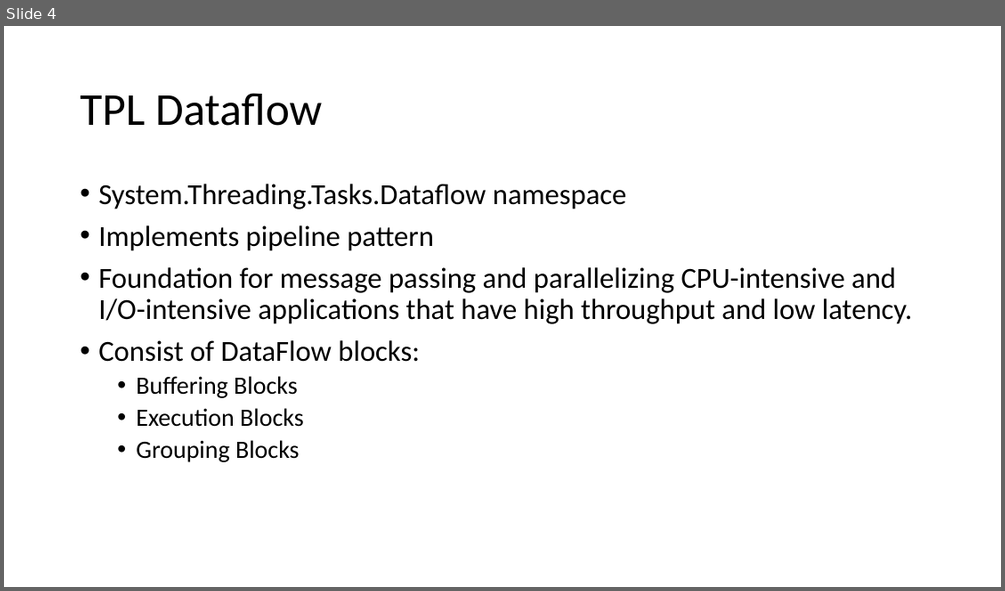
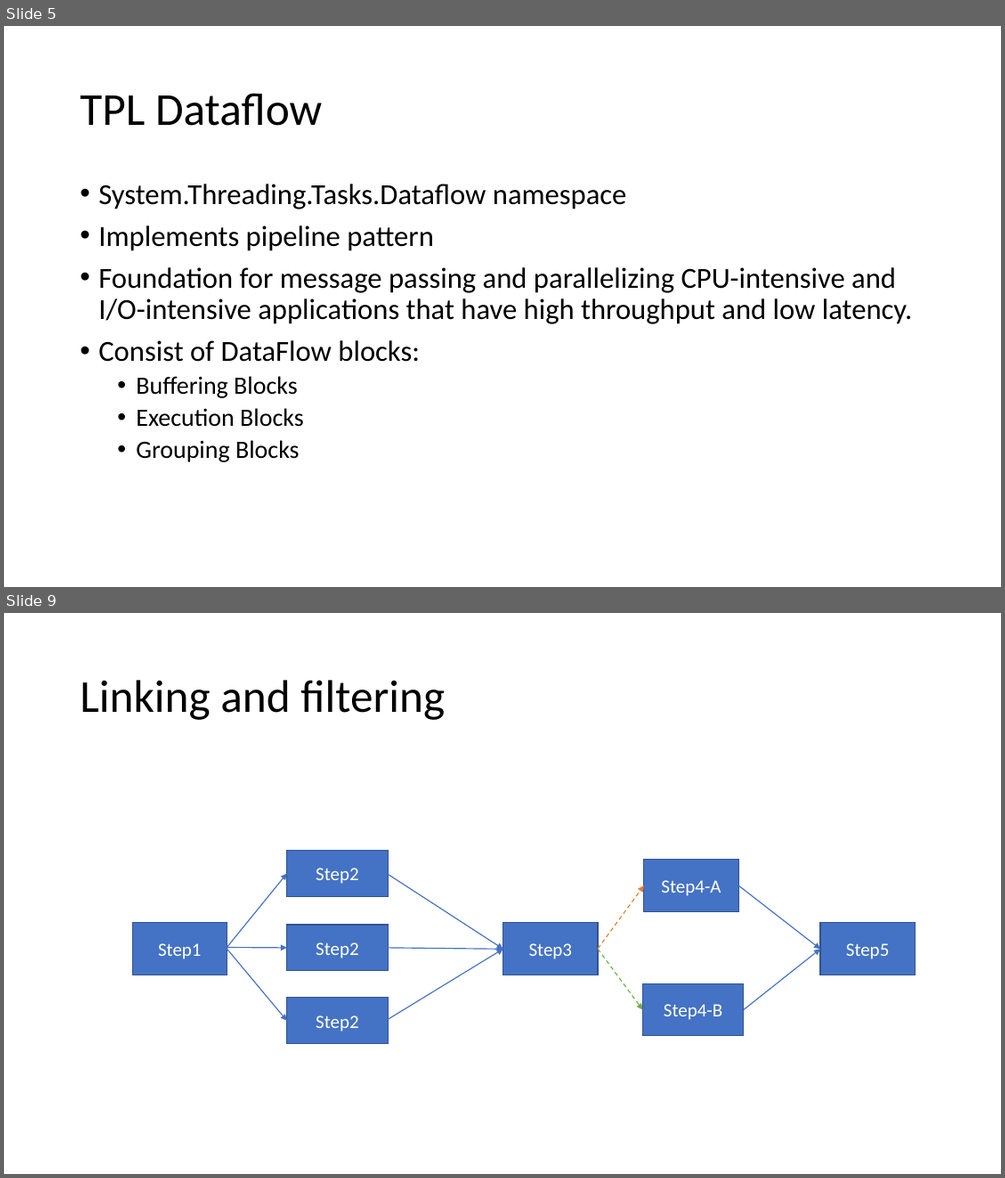
Before and after one commit to jandeu/tpl-dataflow-samples, a slide deck: Presentation.pptx. Shown one above the other, each under a label of ours: slide 4 before the commit, slides 5 and 9 after it; the slides between them are not shown. The pictures are 1005x591 and 1005x1178 pixels, drawn with LibreOffice and Linux fonts; fonts in the diff are those of the drawing. Boxes give left, top, right and bottom in pixels: in the first picture for what was removed or moved away, otherwise in the second. Text is boxed around its words. In the diff, an @@ line names an element or a change of style, - is before the commit and + after.

```diff
--- a/Presentation.pptx
+++ b/Presentation.pptx
@@ slide 9 added at (x1=4, y1=613, x2=1001, y2=1174), background #FFFFFF @@
@@ title added at (x1=80, y1=680, x2=445, y2=720), 44 pt, text #000000 @@
+Linking and filtering
@@ rectangle added at (x1=287, y1=850, x2=388, y2=896), fill #4472C4, outline #325491 1 pt, 18 pt, text #FFFFFF @@
+Step2
@@ arrow added from (226, 948) to (287, 873), #4472C4 1 pt @@
@@ arrow added from (388, 874) to (502, 949), #4472C4 1 pt @@
@@ rectangle added at (x1=644, y1=859, x2=739, y2=911), fill #4472C4, outline #325491 1 pt, 18 pt, text #FFFFFF @@
+Step4-A
@@ arrow added from (598, 949) to (644, 885), #ED7D31 1 pt dashed @@
@@ arrow added from (738, 885) to (821, 949), #4472C4 1 pt @@
@@ rectangle added at (x1=133, y1=923, x2=227, y2=975), fill #4472C4, outline #325491 1 pt, 18 pt, text #FFFFFF @@
+Step1
@@ rectangle added at (x1=287, y1=925, x2=388, y2=971), fill #4472C4, outline #325491 1 pt, 18 pt, text #FFFFFF @@
+Step2
@@ rectangle added at (x1=502, y1=923, x2=598, y2=975), fill #4472C4, outline #325491 1 pt, 18 pt, text #FFFFFF @@
+Step3
@@ rectangle added at (x1=821, y1=923, x2=915, y2=975), fill #4472C4, outline #325491 1 pt, 18 pt, text #FFFFFF @@
+Step5
@@ arrow added from (226, 948) to (287, 948), #4472C4 1 pt @@
@@ arrow added from (226, 949) to (287, 1021), #4472C4 1 pt @@
@@ arrow added from (388, 948) to (502, 949), #4472C4 1 pt @@
@@ arrow added from (388, 1019) to (502, 949), #4472C4 1 pt @@
@@ arrow added from (598, 949) to (643, 1009), #70AD47 1 pt dashed @@
@@ arrow added from (744, 1009) to (821, 949), #4472C4 1 pt @@
@@ rectangle added at (x1=643, y1=984, x2=744, y2=1036), fill #4472C4, outline #325491 1 pt, 18 pt, text #FFFFFF @@
+Step4-B
@@ rectangle added at (x1=287, y1=997, x2=388, y2=1044), fill #4472C4, outline #325491 1 pt, 18 pt, text #FFFFFF @@
+Step2
@@ what was slide 4 is now slide 5 @@
```
Also in this commit, not shown: 1 slide changed, 5 other slides added, 1 other file.
